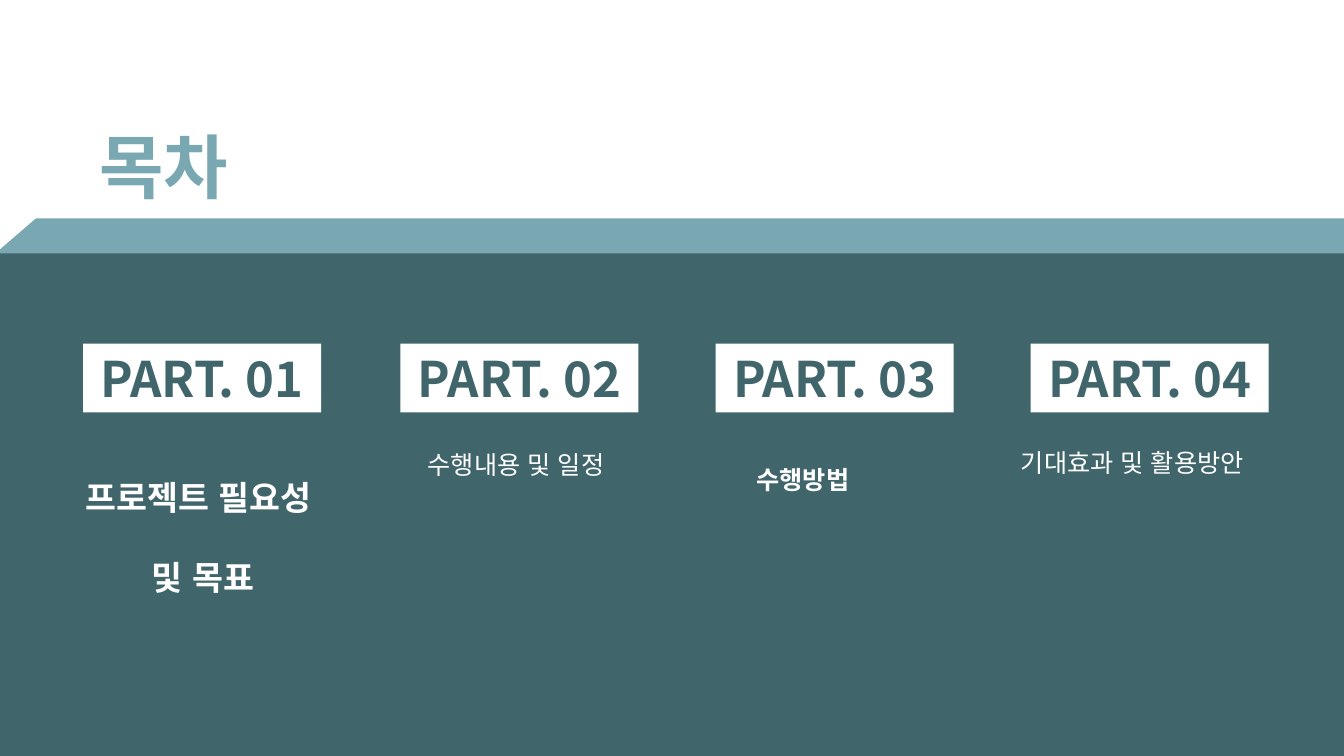
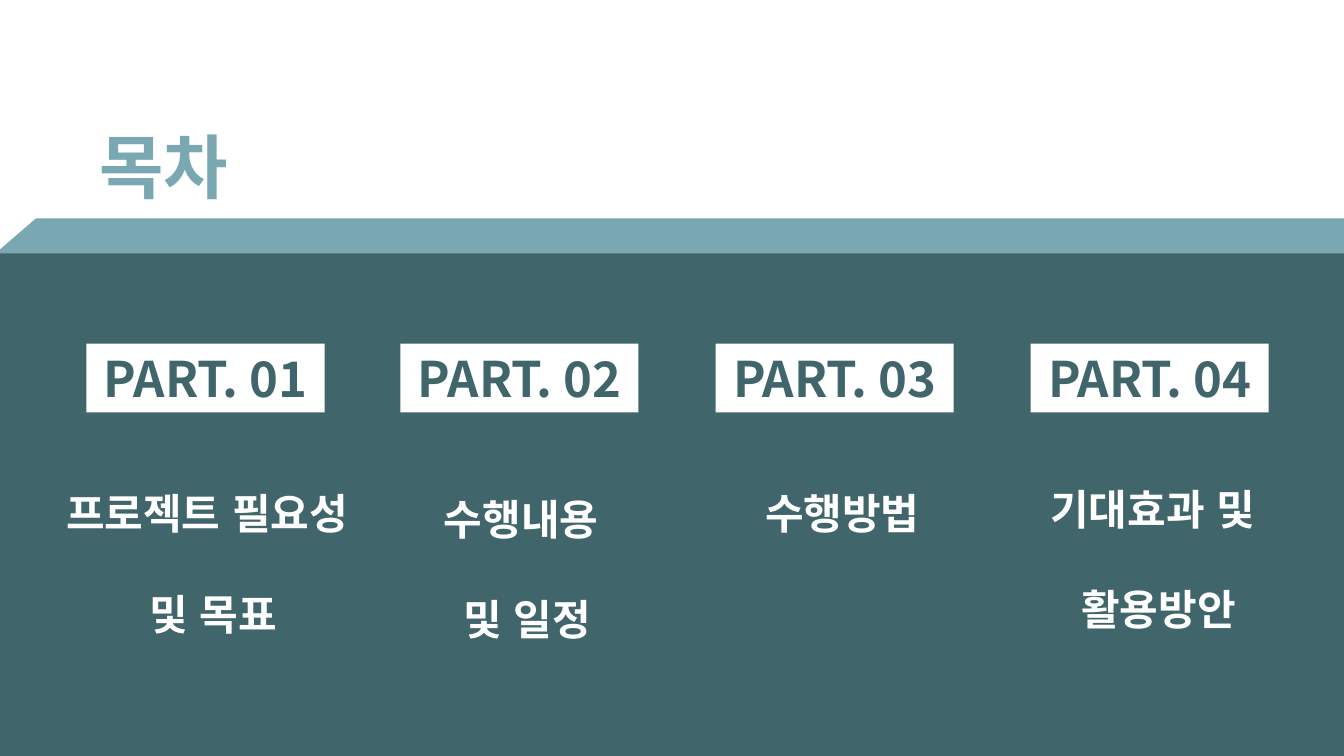
Before and after one commit to NetopiaAssistant/20191-Software-Team-02, a slide deck: slide 2 of 제안서 피피티.pptx. Drawn at 1344x756 pixels with LibreOffice and Linux fonts; fonts in the diff are those of the drawing. Boxes give left, top, right and bottom in pixels: in the first picture for what was removed or moved away, otherwise in the second. Text is boxed around its words. In the diff, an @@ line names an element or a change of style, - is before the commit and + after.

```diff
--- a/제안서 피피티.pptx
+++ b/제안서 피피티.pptx
@@ rectangle "PART. 01" moved from (x1=83, y1=344, x2=321, y2=412) to (x1=87, y1=344, x2=325, y2=412) @@
@@ text "프로젝트 필요성" moved from (x1=85, y1=482, x2=311, y2=593) to (x1=66, y1=494, x2=348, y2=634) @@
@@ text "프로젝트 필요성" at (x1=66, y1=494, x2=348, y2=634): size 24 to 30 pt @@
@@ text "수행방법" moved from (x1=757, y1=468, x2=850, y2=492) to (x1=765, y1=494, x2=919, y2=533) @@
@@ text "수행방법" at (x1=765, y1=494, x2=919, y2=533): size 18 to 30 pt @@
@@ text at (x1=444, y1=500, x2=598, y2=639): text changed; size 18 to 30 pt; bold on @@
-수행내용 및 일정
+수행내용
+및 일정
@@ text at (x1=1050, y1=490, x2=1255, y2=629): text changed; size 18 to 30 pt; bold on @@
-기대효과 및 활용방안
+기대효과 및
+활용방안
```
Also in this commit, not shown: 6 other slides changed.
